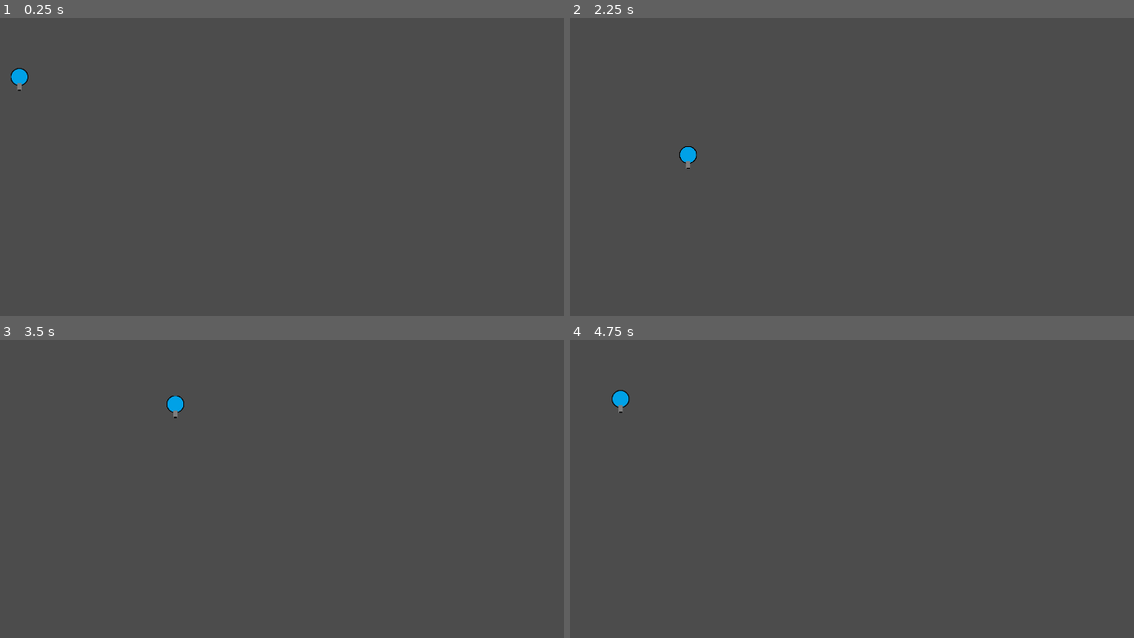
Above: before the commit, frames 1-4 (two rows, left to right).
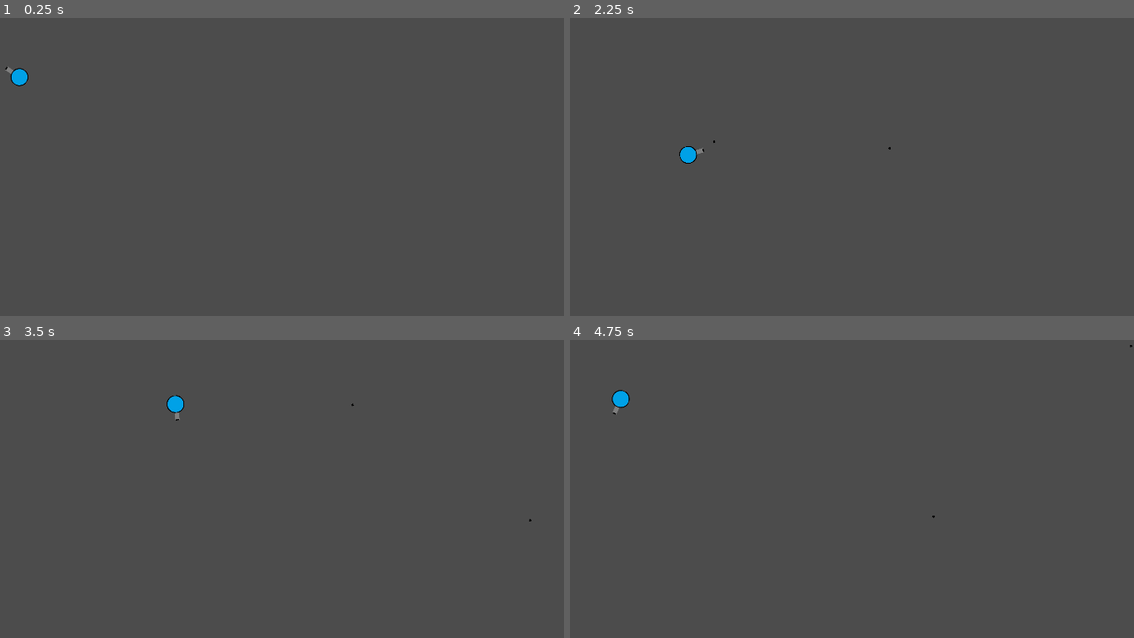
Above: after the commit, the same moments.

Repository: Jey-but-on-github/TP-2-jeux-2D
Game: Godot game, scene res://Scene/Main.tscn
Same seed, same stepped clock (60 frames per second), same inputs: the game is played once before the commit and once after it.
Inputs (mouse positions are in pixels of both pictures, inside the frame that each line leads up to):
- Up to frame 1 (0.25 s): no input
- Up to frame 2 (2.25 s): tap Enter at 0.5 s; move the mouse to (947, 161) at 0.52 s; hold D (right) 0.53-1.28 s; hold F (fire) 0.53-1.28 s; move the mouse to (665, 199) at 1.27 s; hold S (down) 1.28-2.03 s; tap F (fire) at 1.35 s; move the mouse to (868, 98) at 2.02 s; hold D (right) from 2.03 s (still down); hold F (fire) from 2.03 s (still down)
- Up to frame 3 (3.5 s): move the mouse to (197, 578) at 2.77 s; release D (right) at 2.78 s; release F (fire) at 2.78 s; hold W (up) from 2.78 s (still down); tap F (fire) at 2.85 s
- Up to frame 4 (4.75 s): move the mouse to (998, 557) at 3.52 s; release W (up) at 3.53 s; hold F (fire) 3.53-4.28 s; hold A (left) from 3.53 s (still down); move the mouse to (603, 447) at 4.27 s; tap F (fire) at 4.35 s

The runs differ from the first frame. In frame 1, less than 0.1% of the frame differs, in the area x 0-6%, y 16-25%; in frame 2, less than 0.1%; in frame 3, less than 0.1%; in frame 4, less than 0.1%, in the area x 7-100%, y 1-60%.

Commit message:
I MADE IT WOOOORK

Diff:
--- a/Scene/Player/Gun.tscn
+++ b/Scene/Player/Gun.tscn
@@ -1,23 +1,9 @@
-[gd_scene load_steps=4 format=2]
+[gd_scene load_steps=2 format=2]
 
 [ext_resource path="res://Ressource/Weapons/gun.png" type="Texture" id=1]
-[ext_resource path="res://Script/Gun.gd" type="Script" id=2]
 
-[sub_resource type="RectangleShape2D" id=1]
-extents = Vector2( 13.2883, 13.8696 )
-
-[node name="Gun" type="KinematicBody2D"]
-script = ExtResource( 2 )
+[node name="Gun" type="Node2D"]
 
 [node name="Sprite" type="Sprite" parent="."]
+scale = Vector2( 0.5, 0.5 )
 texture = ExtResource( 1 )
-
-[node name="Position" type="Position2D" parent="."]
-position = Vector2( 0, 16 )
-
-[node name="CollisionShape2D" type="CollisionShape2D" parent="."]
-position = Vector2( -80.6789, 1.70748 )
-shape = SubResource( 1 )
-
-[node name="GunCooldown" type="Timer" parent="."]
-wait_time = 3.0
--- a/Scene/Player/Player.tscn
+++ b/Scene/Player/Player.tscn
@@ -15,9 +15,17 @@
 texture = ExtResource( 1 )
 
 [node name="Collision" type="CollisionShape2D" parent="."]
+rotation = 1.5708
 scale = Vector2( 0.5, 0.5 )
 shape = SubResource( 1 )
 
+[node name="Muzzle" type="Position2D" parent="."]
+position = Vector2( 48, 0 )
+
 [node name="Gun" parent="." instance=ExtResource( 3 )]
-position = Vector2( -0.473267, 32.9668 )
-scale = Vector2( 0.5, 0.5 )
+position = Vector2( 40, 0 )
+rotation = -1.5708
+
+[node name="ShootCooldown" type="Timer" parent="."]
+
+[connection signal="timeout" from="ShootCooldown" to="." method="_on_ShootCooldown_timeout"]
--- a/Script/Bullet.gd
+++ b/Script/Bullet.gd
@@ -3,9 +3,9 @@
 export var speed = 500
 var velocity = Vector2()
 
-func start(dir, pos):
-	rotation = dir
+func start(pos, rot):
 	position = pos
+	rotation = rot
 	velocity = Vector2(speed, 0).rotated(rotation)
 
 func _physics_process(delta):
--- a/Script/Gun.gd
+++ b/Script/Gun.gd
@@ -4,10 +4,14 @@
 
 func get_input():
 	if Input.is_action_pressed("fire"):
-		print("bang")
+		print("fire input")
 		shoot()
 
 func shoot():
+	print("bullet creation")
 	var b = bullet.instance()
-	b.start(rotation, $Position.global_position)
+	b.start($Position.global_position, rotation)
 	get_parent().add_child(b)
+
+func _physics_process(_delta):
+	get_input()
--- a/Script/Player.gd
+++ b/Script/Player.gd
@@ -2,10 +2,13 @@
 
 export (int) var speed = 300;
 var velocity = Vector2();
+var bullet = preload("res://Scene/Player/Bullet.tscn")
+var can_shoot = true
 
 func get_input():
 	#movement input#
 	velocity = Vector2()
+	look_at(get_global_mouse_position())
 	if Input.is_action_pressed("up"):
 		velocity.y -= 1
 	if Input.is_action_pressed("down"):
@@ -14,7 +17,21 @@
 		velocity.x -= 1
 	if Input.is_action_pressed("right"):
 		velocity.x += 1
+	if Input.is_action_just_pressed("fire"):
+		shoot()
 	velocity = velocity.normalized() * speed
+
+func shoot():
+	if(can_shoot == true):
+		var b = bullet.instance()
+		b.start($Muzzle.global_position, rotation)
+		get_parent().add_child(b)
+		can_shoot = false
+		$ShootCooldown.start()
+
+func _on_ShootCooldown_timeout():
+	can_shoot = true
+
 
 func _physics_process(_delta):
 	get_input()
--- a/project.godot
+++ b/project.godot
@@ -44,6 +44,7 @@
 fire={
 "deadzone": 0.5,
 "events": [ Object(InputEventKey,"resource_local_to_scene":false,"resource_name":"","device":0,"alt":false,"shift":false,"control":false,"meta":false,"command":false,"pressed":false,"scancode":70,"unicode":0,"echo":false,"script":null)
+, Object(InputEventKey,"resource_local_to_scene":false,"resource_name":"","device":0,"alt":false,"shift":false,"control":false,"meta":false,"command":false,"pressed":false,"scancode":32,"unicode":0,"echo":false,"script":null)
  ]
 }
 
